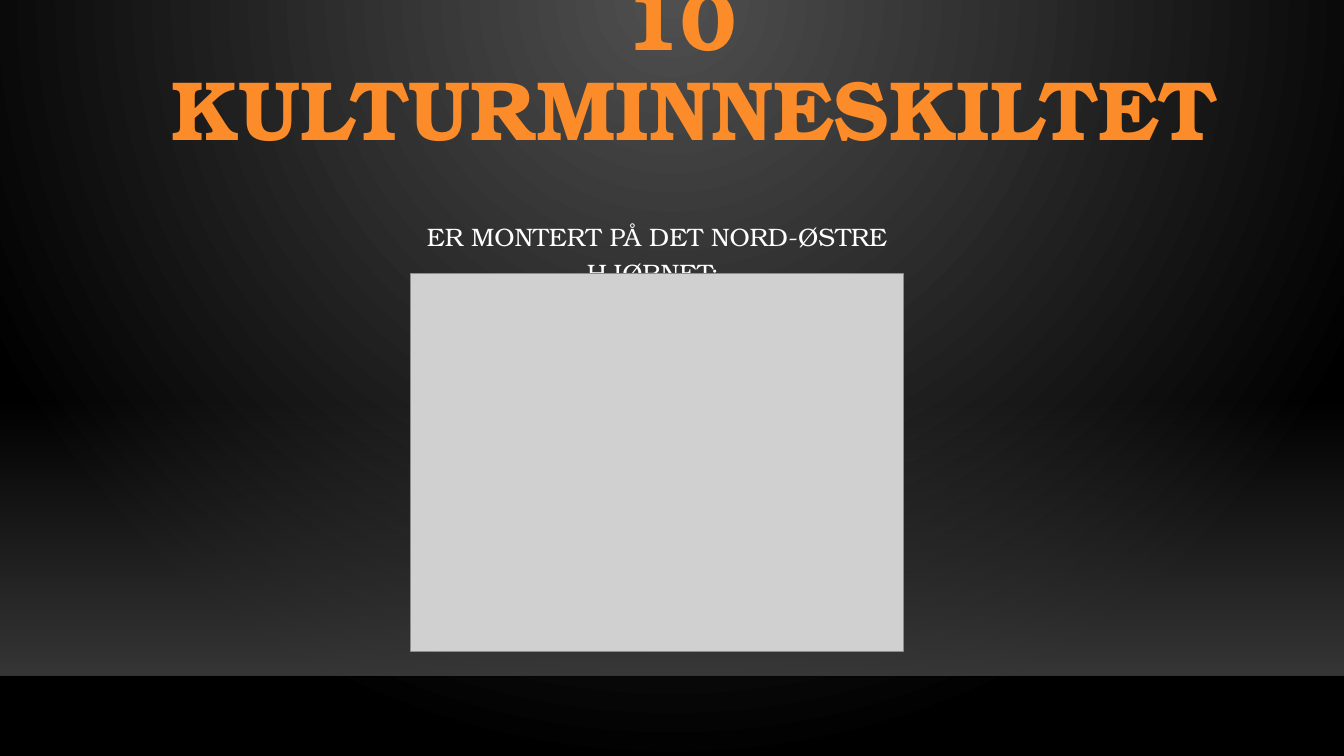
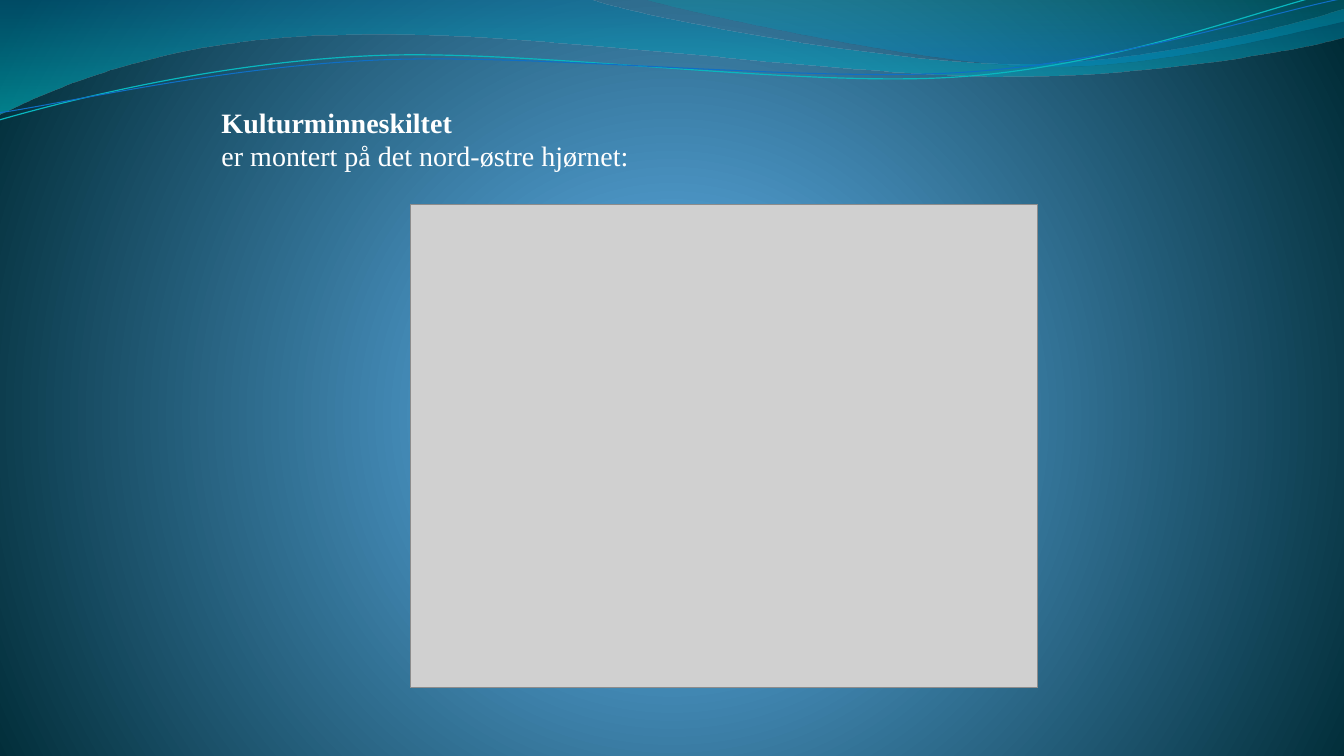
Before and after one commit to skaretk/lightcontrols, a slide deck: slide 11 of light_controller/light_control.pptm (slide 10 before the commit). Drawn at 1344x756 pixels with LibreOffice and Linux fonts; fonts in the diff are those of the drawing; grey boxes stand for pictures; background and template pictures are left out. Boxes give left, top, right and bottom in pixels: in the first picture for what was removed or moved away, otherwise in the second. Text is boxed around its words. In the diff, an @@ line names an element or a change of style, - is before the commit and + after.

```diff
--- a/light_controller/light_control.pptm
+++ b/light_controller/light_control.pptm
@@ background gradient #505050 to #000000 to gradient #4AA0D6 to #4C98C7 to #002C38 @@
@@ freeform shape added at (0, 0, 1344, 114), fill gradient #0074A1 to #00C6CF @@
@@ freeform shape added at (0, 0, 1344, 125), outline #0AB8BF 0.85 pt @@
@@ freeform shape added at (0, 0, 1344, 120), outline #0F6FC6 0.75 pt @@
@@ title removed at (171, 0, 1217, 163) @@
-10 KULTURMINNESKILTET
@@ freeform shape added at (644, 0, 1344, 70), fill gradient #00A1A9 to #008BBF @@
@@ text at (221, 113, 628, 172): text changed; size 18 to 20 pt; font TeX Gyre Bonum to Times New Roman @@
-ER MONTERT PÅ DET NORD-ØSTRE HJØRNET:
+Kulturminneskiltet
+er montert på det nord-østre hjørnet:
@@ picture: place and size @@
-picture at (410, 274, 904, 652)
+picture at (410, 205, 1038, 688)
@@ rectangle removed at (0, 399, 1344, 676) @@
@@ line removed from (0, 677) to (1344, 677) @@
```
Also in this commit, not shown: 13 other slides changed, 1 slide added, 2 slides removed, 3 other files.
